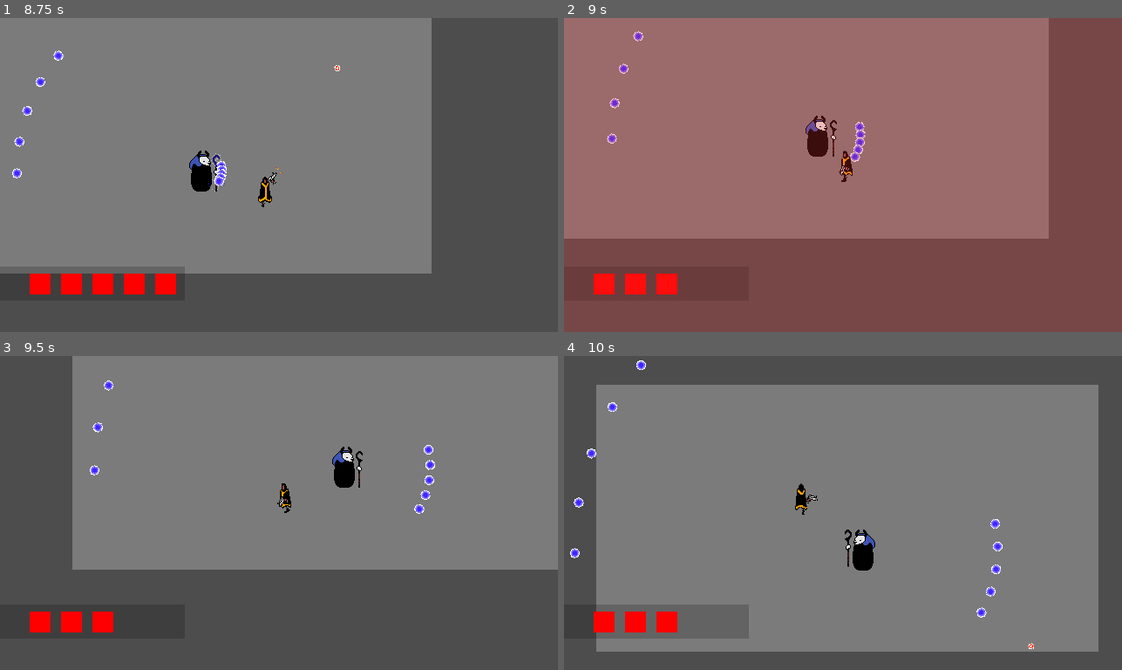
Above: before the commit, frames 1-4 (two rows, left to right).
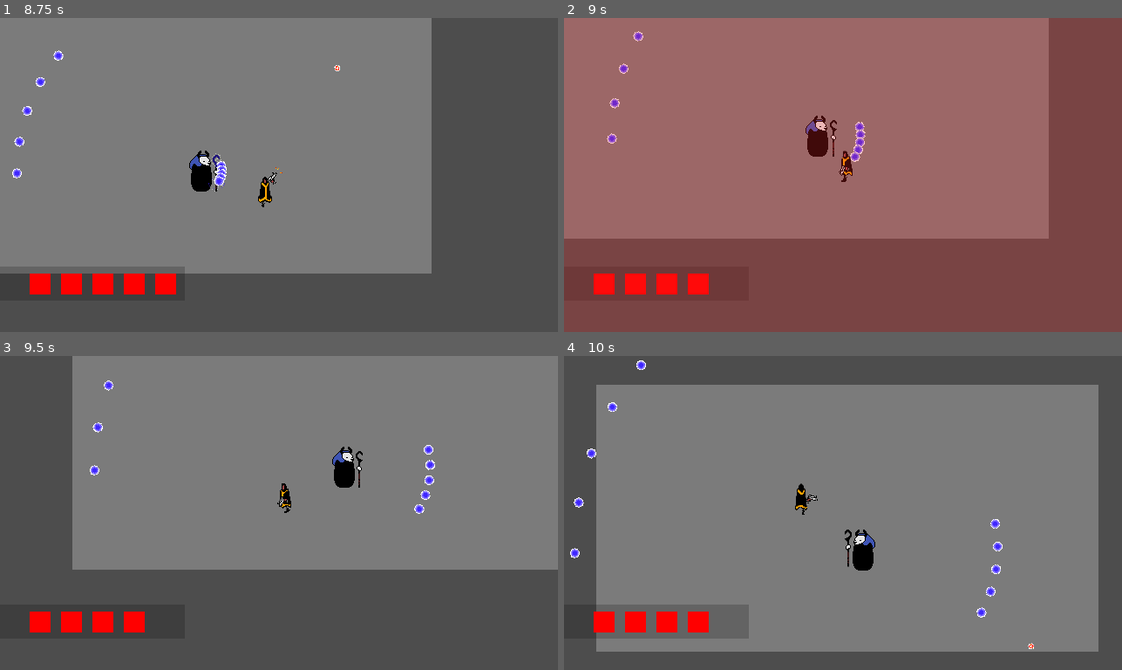
Above: after the commit, the same moments.

Repository: Lukko-Digital/WellesleyGameJam2024
Game: Godot game, scene res://src/main.tscn
The game is run twice, just before and just after one commit, with the same random seed, the same clock (stepped at 60 frames per second) and the same inputs.
Inputs (mouse positions are in pixels of both pictures, inside the frame that each line leads up to):
- Up to frame 1 (8.75 s): move the mouse to (401, 159) at 0.52 s; press the mouse at (401, 159) at 0.53 s; hold D (right) 0.53-1.28 s; move the mouse to (167, 190) at 1.27 s; release the mouse at (167, 190) at 1.28 s; hold S (down) 1.28-2.03 s; click (167, 190) at 1.35 s; move the mouse to (334, 105) at 2.02 s; press the mouse at (334, 105) at 2.03 s; hold D (right) 2.03-2.78 s; move the mouse to (251, 237) at 2.77 s; release the mouse at (251, 237) at 2.78 s; hold W (up) 2.78-3.53 s; click (251, 237) at 2.85 s; move the mouse to (446, 222) at 3.52 s; press the mouse at (446, 222) at 3.53 s; hold A (left) 3.53-5.03 s; move the mouse to (111, 127) at 4.27 s; release the mouse at (111, 127) at 4.28 s; click (111, 127) at 4.35 s; move the mouse to (306, 175) at 5.02 s; press the mouse at (306, 175) at 5.03 s; hold S (down) 5.03-5.78 s; move the mouse to (195, 96) at 5.77 s; release the mouse at (195, 96) at 5.78 s; hold D (right) 5.78-6.53 s; click (195, 96) at 5.85 s; move the mouse to (401, 159) at 6.52 s; press the mouse at (401, 159) at 6.53 s; hold W (up) 6.53-7.28 s; move the mouse to (167, 190) at 7.27 s; release the mouse at (167, 190) at 7.28 s; hold D (right) 7.28-8.03 s; click (167, 190) at 7.35 s; move the mouse to (334, 105) at 8.02 s; press the mouse at (334, 105) at 8.03 s; hold S (down) from 8.03 s (still down)
- Up to frame 2 (9 s): move the mouse to (815, 237) at 8.77 s; release S (down) at 8.78 s; release the mouse at (815, 237) at 8.78 s; hold A (left) from 8.78 s (still down); click (815, 237) at 8.85 s
- Up to frame 3 (9.5 s): keep holding A (left)
- Up to frame 4 (10 s): move the mouse to (1010, 560) at 9.52 s; release A (left) at 9.53 s; press the mouse at (1010, 560) at 9.53 s; hold W (up) from 9.53 s (still down)

Frame 1 is identical in both runs. In frame 2, 0.2% of the frame differs, in the area x 22-26%, y 81-89%; in frame 3, 0.2%; in frame 4, 0.2%.

Commit message:
add invuln one shot protection

Diff:
--- a/src/player/player.gd
+++ b/src/player/player.gd
@@ -7,10 +7,12 @@
 	SPEED = 600,
 	FIELD_TIME = 8
 }
+const INVLN_TIME = 0.2
 
 @onready var bullet_scene = preload("res://src/player/bullet.tscn")
 @onready var sprite: AnimatedSprite2D = $AnimatedSprite2D
 @onready var gun: AnimatedSprite2D = $gun
+@onready var invuln_timer = $InvulnTimer
 
 @onready var health = MAX_HEALTH: set = _set_health
 var idle_dir: Vector2 = Vector2.DOWN
@@ -101,7 +103,8 @@
 
 
 func take_damage(damage: int):
-#	if !dash_timer.is_stopped(): return
+	if !invuln_timer.is_stopped(): return
+	invuln_timer.start(INVLN_TIME)
 	health -= damage
 	if health <= 0: die()
 
--- a/src/player/player.tscn
+++ b/src/player/player.tscn
@@ -283,3 +283,6 @@
 
 [node name="gun" parent="." instance=ExtResource("4_kjx4c")]
 position = Vector2(0, -8)
+
+[node name="InvulnTimer" type="Timer" parent="."]
+one_shot = true
